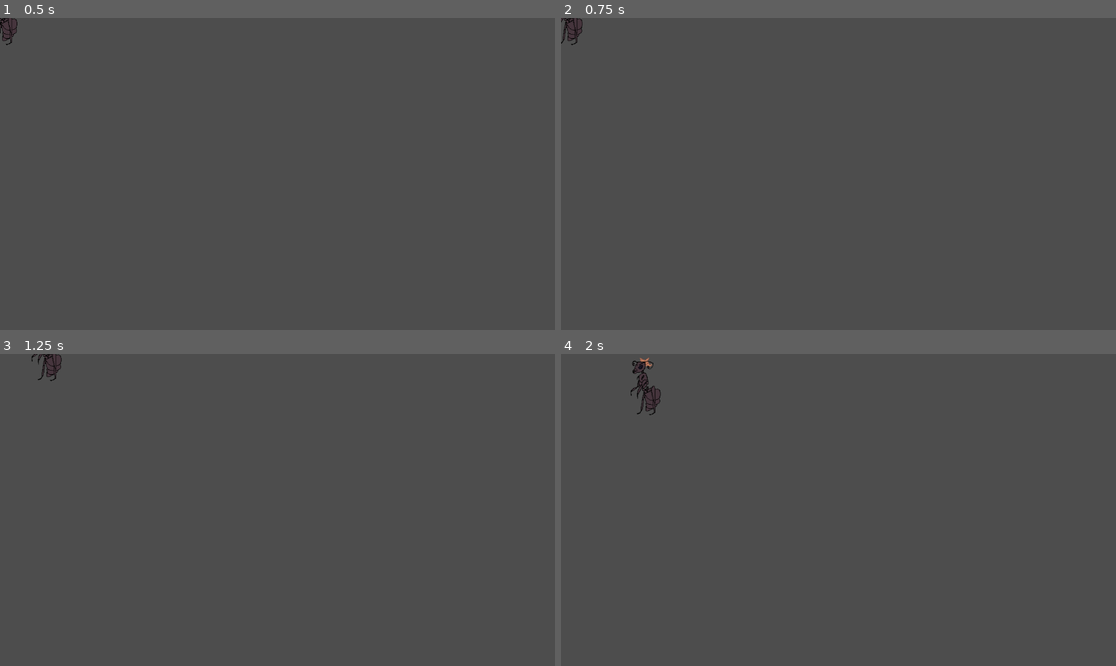
Above: before the commit, frames 1-4 (two rows, left to right).
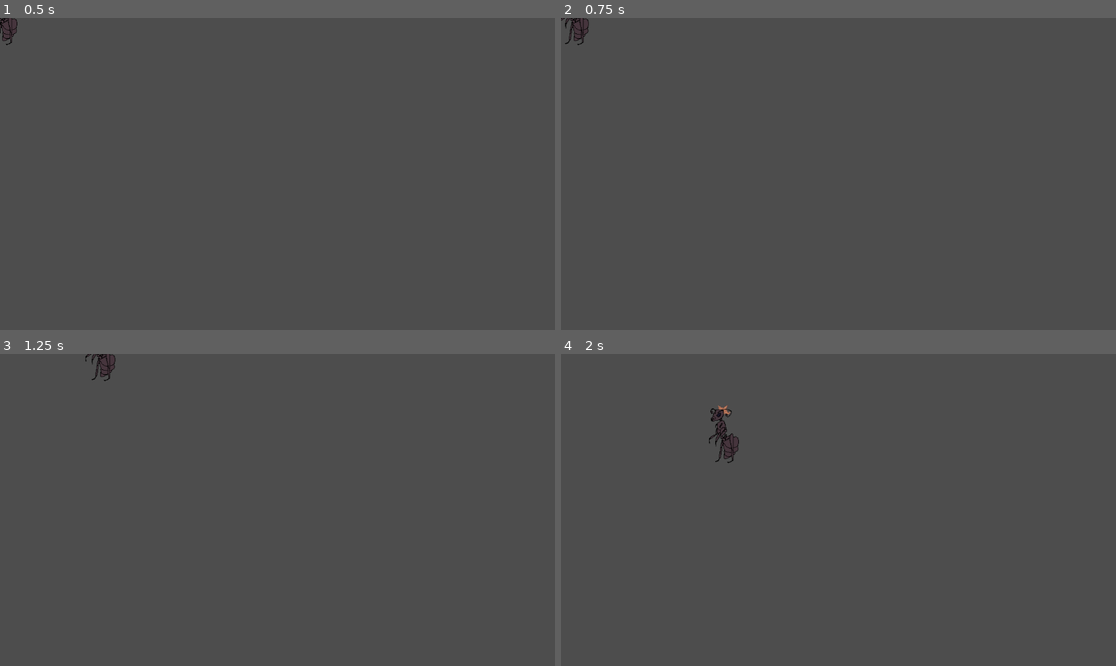
Above: after the commit, the same moments.

Repository: OsmanAlec/Anterric
Game: Godot game, scene res://scenes/player.tscn
Same seed, same stepped clock (60 frames per second), same inputs: the game is played once before the commit and once after it.
Inputs:
- Up to frame 1 (0.5 s): no input
- Up to frame 2 (0.75 s): tap Enter at 0.5 s; hold Right (ui_right) from 0.53 s (still down)
- Up to frame 3 (1.25 s): keep holding Right (ui_right)
- Up to frame 4 (2 s): release Right (ui_right) at 1.28 s; hold Down (ui_down) from 1.28 s (still down)

Frame 1 is identical in both runs. In frame 2, 0.2% of the frame differs, in the area x 0-6%, y 0-9%; in frame 3, 0.3%; in frame 4, 0.7%, in the area x 12-33%, y 1-35%.

Commit message:
walk

Diff:
--- a/placeholder/scripts/player.gd
+++ b/placeholder/scripts/player.gd
@@ -1,9 +1,9 @@
 extends CharacterBody2D
 
 
-const SPEED = 200
-const ACCELERATION	 = 400
-const FRICTION = 500
+const SPEED = 400
+const ACCELERATION	 = 1000
+const FRICTION = 1000
 
 func player_movement(input, delta):
 
